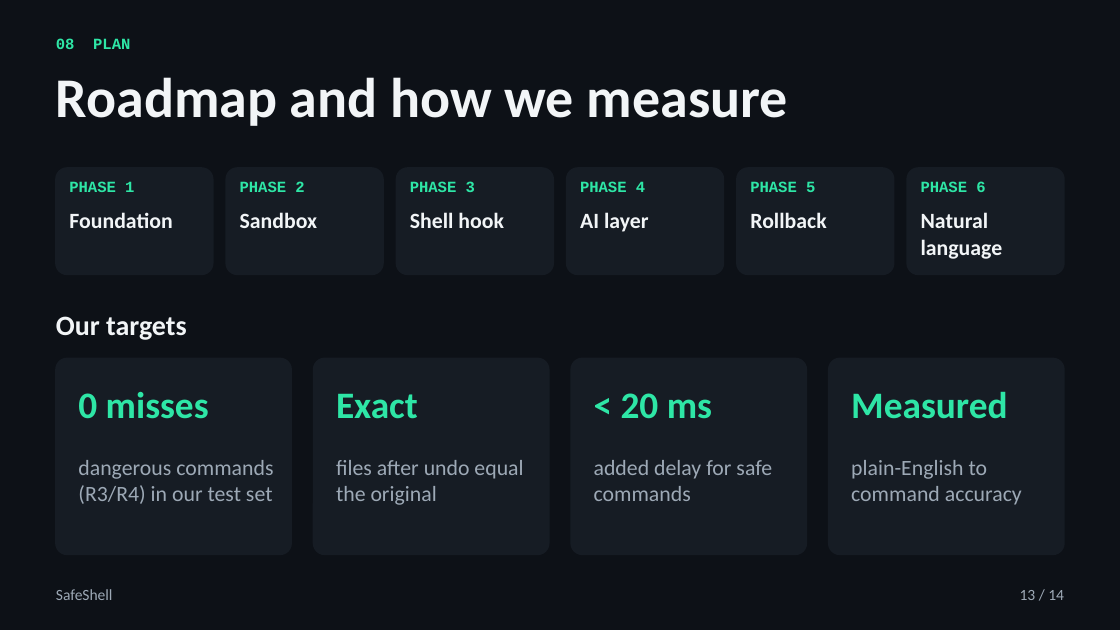
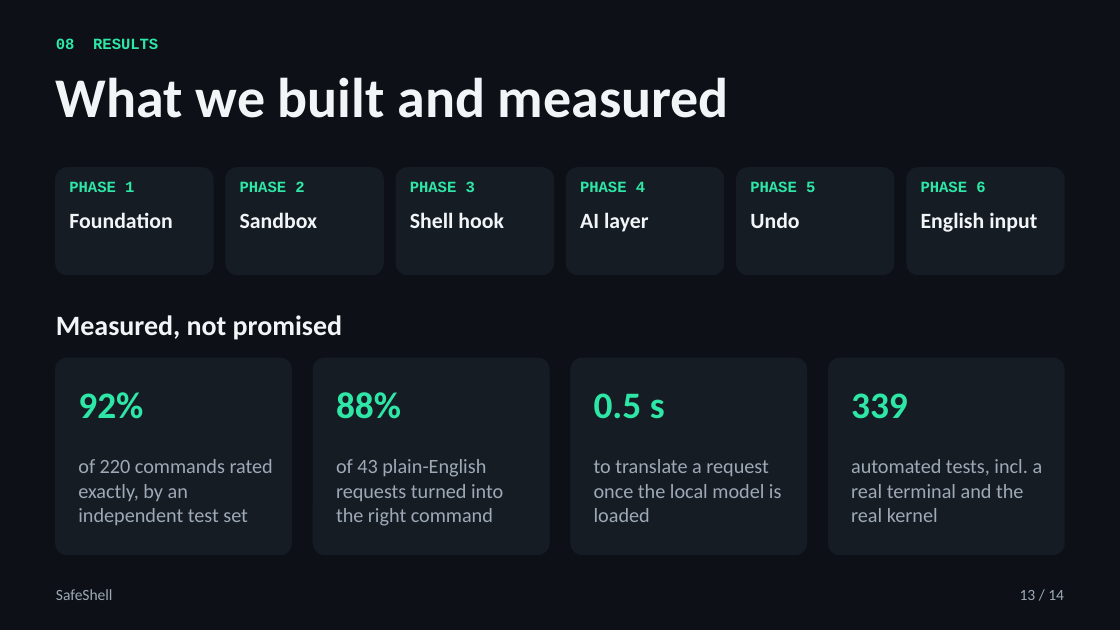
Before and after one commit to ShahadatTest/safeshell, a slide deck: slide 13 of doc/ppt/safeshell.pptx. Drawn at 1120x630 pixels with LibreOffice and Linux fonts; fonts in the diff are those of the drawing. Boxes give left, top, right and bottom in pixels: in the first picture for what was removed or moved away, otherwise in the second. Text is boxed around its words. In the diff, an @@ line names an element or a change of style, - is before the commit and + after.

Commit message:
docs: refresh the deck with measured results and the new AI options

```diff
--- a/doc/ppt/safeshell.pptx
+++ b/doc/ppt/safeshell.pptx
@@ text at (x1=56, y1=38, x2=158, y2=49): text changed @@
-08 PLAN
+08 RESULTS
@@ text at (x1=56, y1=77, x2=729, y2=118): text changed @@
-Roadmap and how we measure
+What we built and measured
@@ text at (x1=750, y1=212, x2=799, y2=228): text changed @@
-Rollback
+Undo
@@ text at (x1=921, y1=212, x2=1037, y2=232): text changed @@
-Natural language
+English input
@@ text at (x1=56, y1=315, x2=343, y2=340): text changed @@
-Our targets
+Measured, not promised
@@ text at (x1=78, y1=392, x2=143, y2=419): text changed @@
-0 misses
+92%
@@ text at (x1=336, y1=392, x2=401, y2=419): text changed @@
-Exact
+88%
@@ text at (x1=594, y1=393, x2=665, y2=419): text changed @@
-< 20 ms
+0.5 s
@@ text at (x1=851, y1=393, x2=908, y2=419): text changed @@
-Measured
+339
@@ text at (x1=78, y1=459, x2=273, y2=525): text changed; size 14 to 13 pt @@
-dangerous commands (R3/R4) in our test set
+of 220 commands rated exactly, by an independent test set
@@ text at (x1=336, y1=459, x2=503, y2=526): text changed; size 14 to 13 pt @@
-files after undo equal the original
+of 43 plain-English requests turned into the right command
@@ text at (x1=594, y1=459, x2=782, y2=522): text changed; size 14 to 13 pt @@
-added delay for safe commands
+to translate a request once the local model is loaded
@@ text at (x1=851, y1=459, x2=1043, y2=522): text changed; size 14 to 13 pt @@
-plain-English to command accuracy
+automated tests, incl. a real terminal and the real kernel
```
Also in this commit, not shown: 1 other slide changed, 3 other files.
